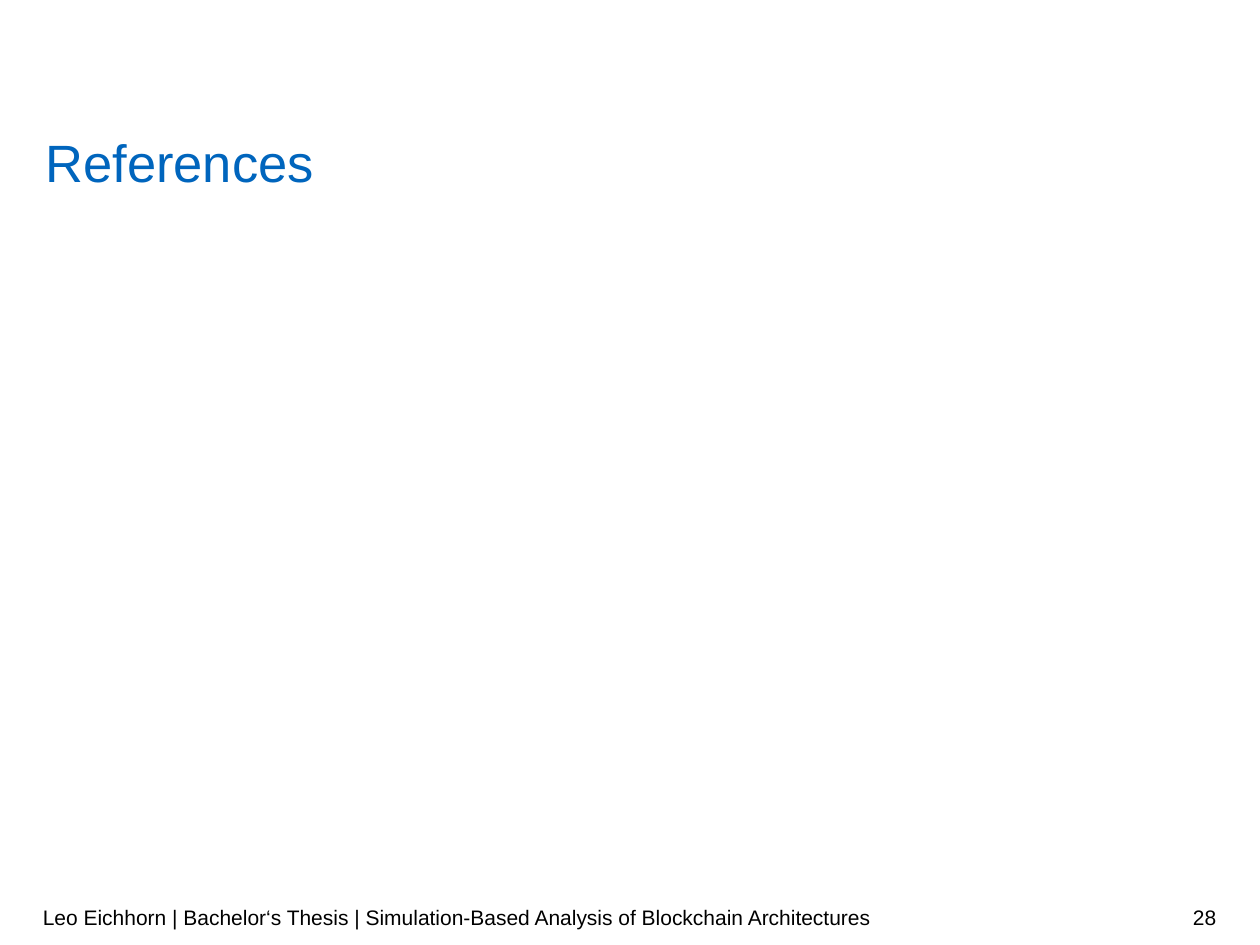
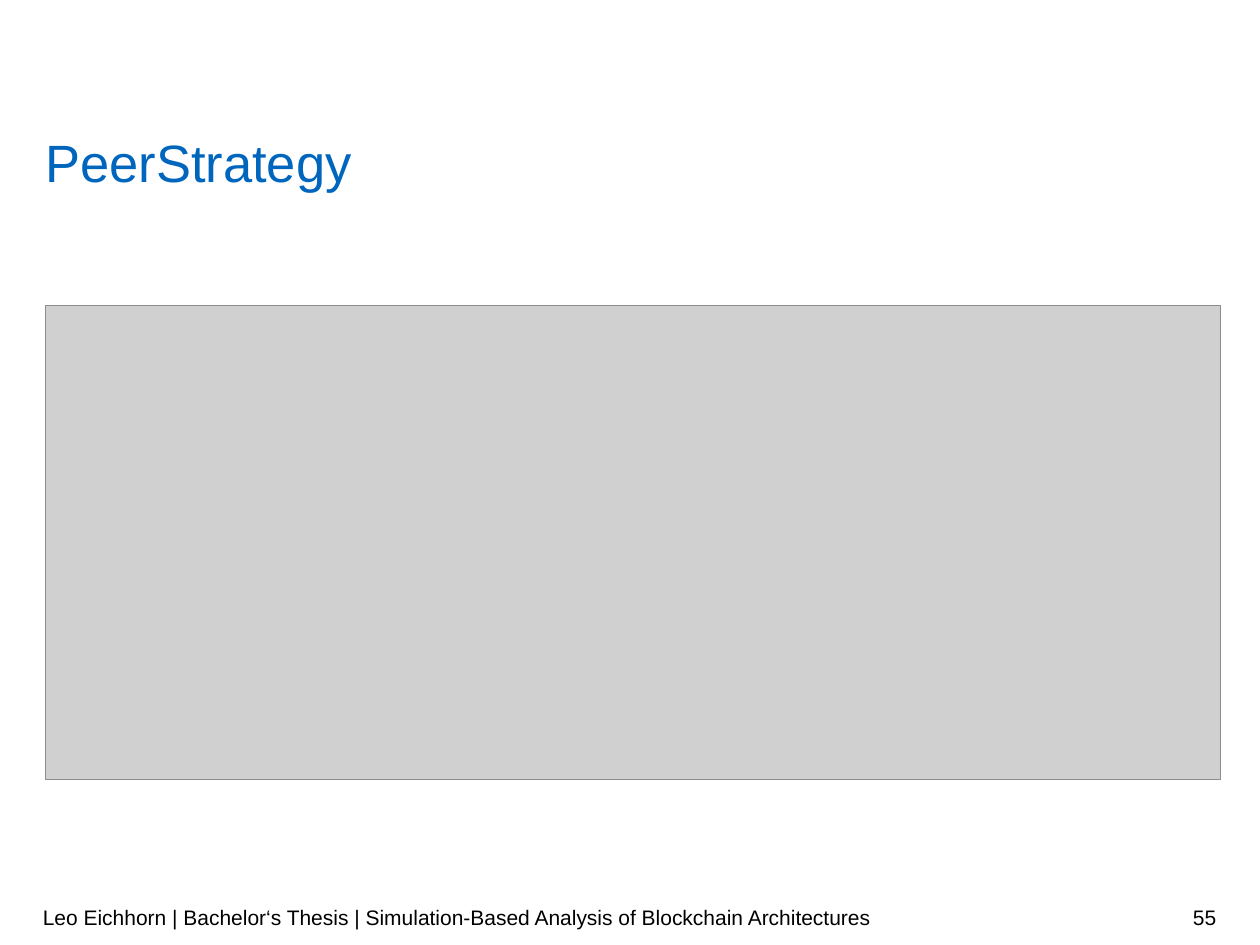
Before and after one commit to LeoEichhorn/Blockchain, a slide deck: slide 55 of Presentation/Blockchain.pptx (slide 28 before the commit). Drawn at 1260x945 pixels with LibreOffice and Linux fonts; fonts in the diff are those of the drawing; grey boxes stand for pictures; background and template pictures are left out. Boxes give left, top, right and bottom in pixels: in the first picture for what was removed or moved away, otherwise in the second. Text is boxed around its words. In the diff, an @@ line names an element or a change of style, - is before the commit and + after.

```diff
--- a/Presentation/Blockchain.pptx
+++ b/Presentation/Blockchain.pptx
@@ title at [45, 145, 351, 193]: text changed @@
-References
+PeerStrategy
@@ picture added at [45, 305, 1221, 779] @@
@@ page number at [1193, 910, 1216, 926]: text changed @@
-28
+55
```
Also in this commit, not shown: 8 other slides changed, 27 slides added, 34 other files.
